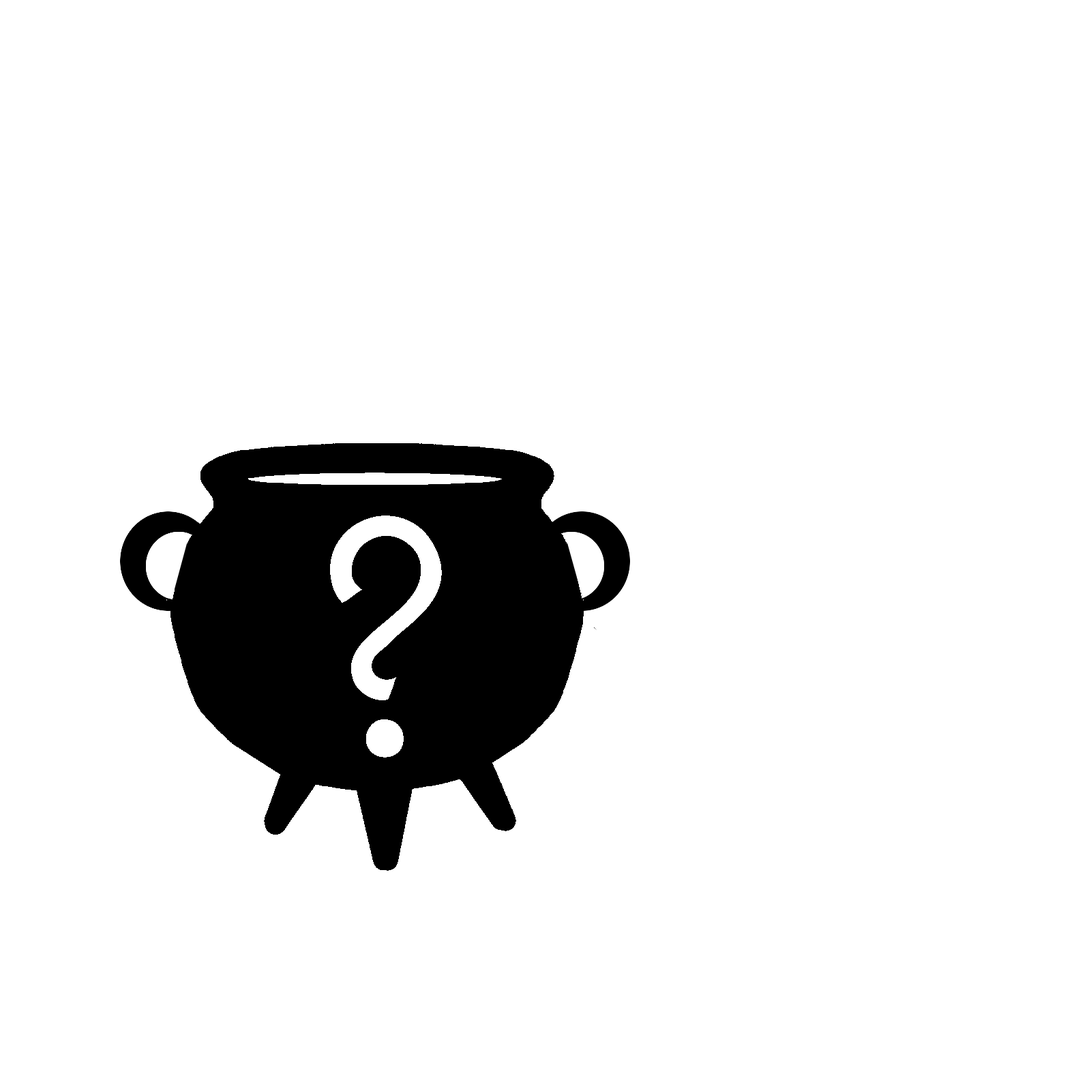
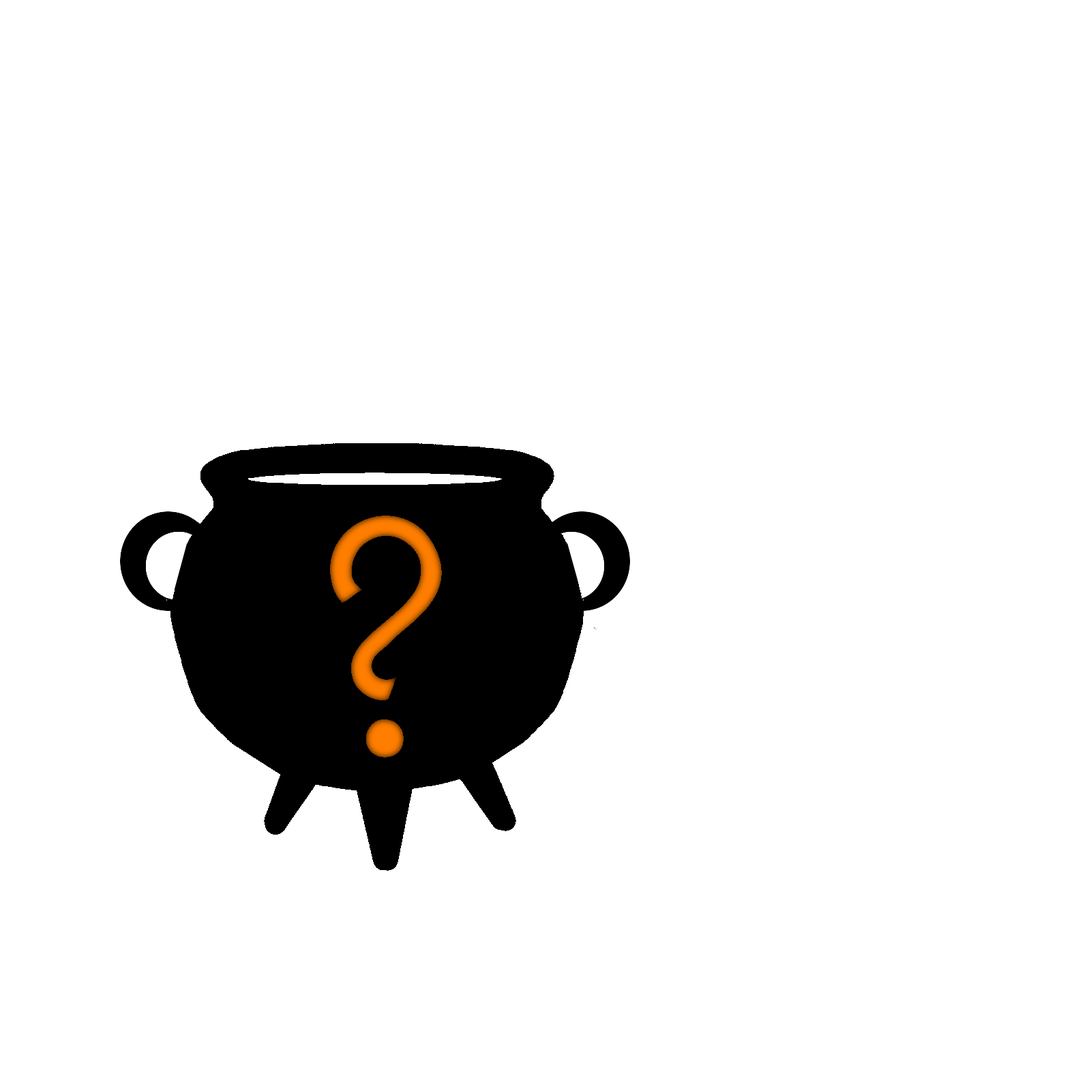
Before/after of a 1091px x 1091px layered artwork. What changed in the layer stack:
painted on "Pasted Layer" over [330, 515, 443, 758]
